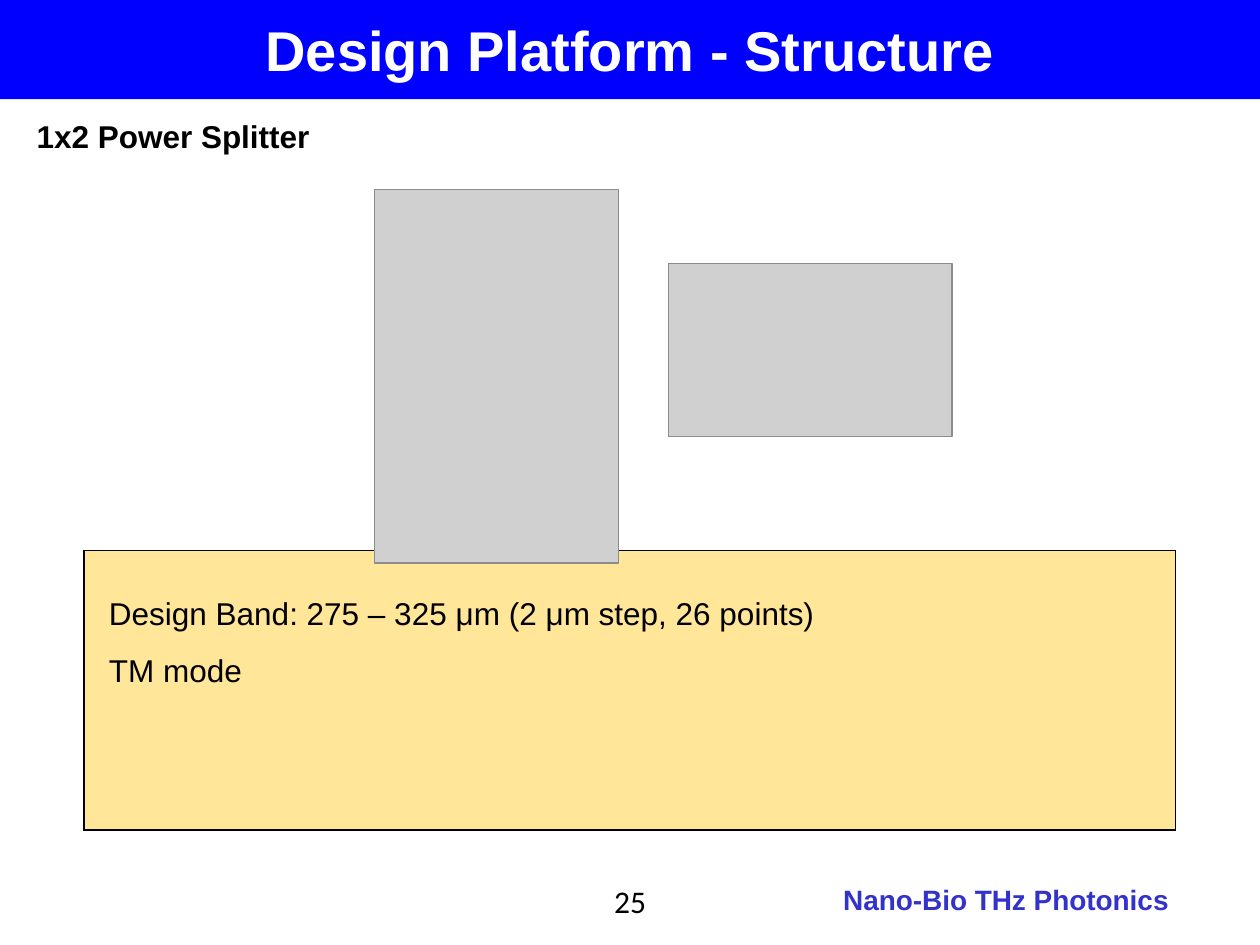
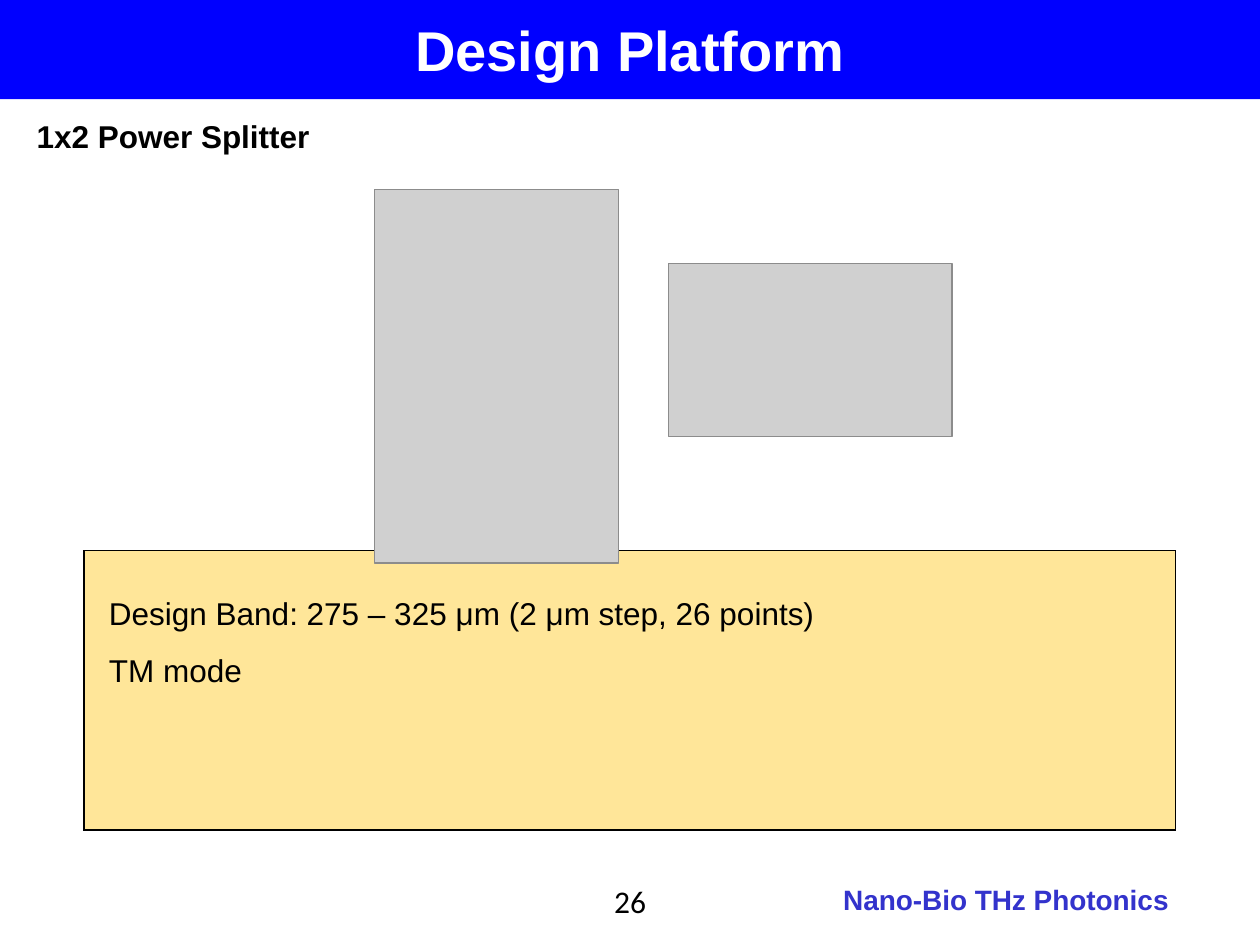
Before and after one commit to jglee96/NBTP_Lab, a slide deck: slide 26 of 개인/석사학위논문/Thesis_Presentation_v2.pptx (slide 25 before the commit). Drawn at 1260x945 pixels with LibreOffice and Linux fonts; fonts in the diff are those of the drawing; grey boxes stand for pictures; background and template pictures are left out. Boxes give left, top, right and bottom in pixels: in the first picture for what was removed or moved away, otherwise in the second. Text is boxed around its words. In the diff, an @@ line names an element or a change of style, - is before the commit and + after.

```diff
--- a/개인/석사학위논문/Thesis_Presentation_v2.pptx
+++ b/개인/석사학위논문/Thesis_Presentation_v2.pptx
@@ text in rectangle at box(415, 30, 844, 82): text changed @@
-Design Platform - Structure
+Design Platform
@@ page number at box(614, 891, 646, 914): text changed @@
-25
+26
```
Also in this commit, not shown: 6 other slides changed, 1 slide added, 17 other files.
